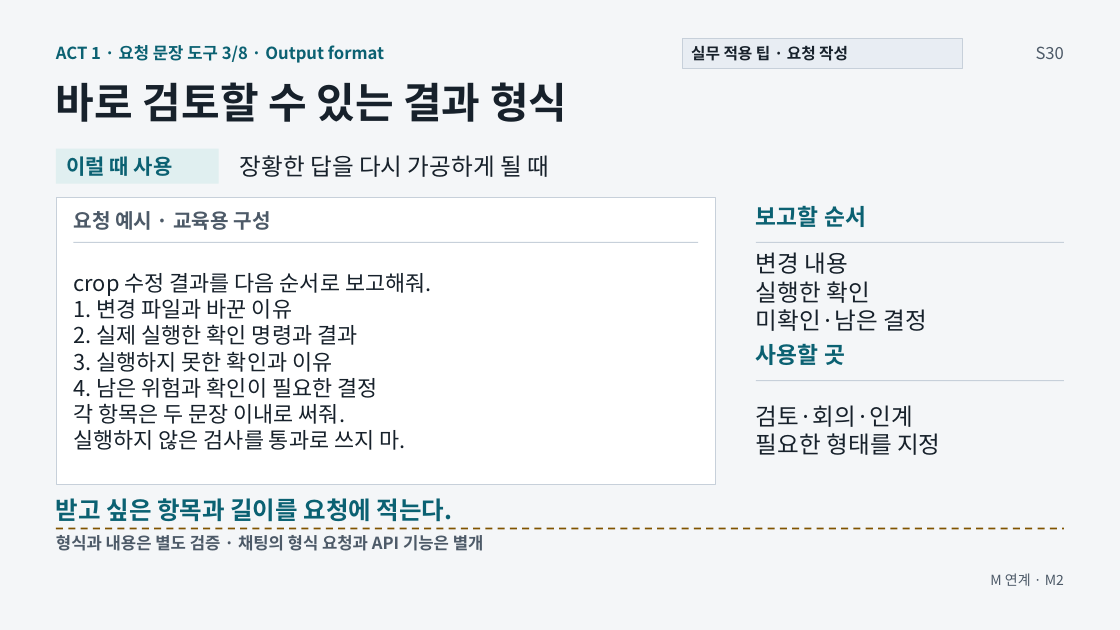
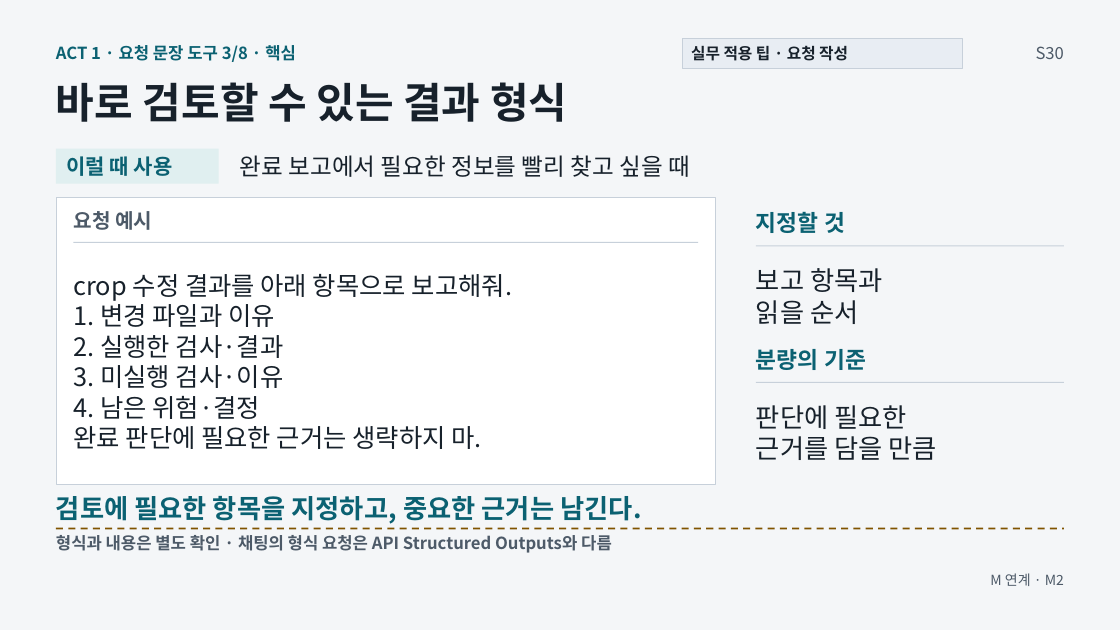
Before and after one commit to GideokKim/ai-dev-training, a slide deck: slide 16 of production/ACT_1.pptx. Drawn at 1120x630 pixels with LibreOffice and Linux fonts; fonts in the diff are those of the drawing. Boxes give left, top, right and bottom in pixels: in the first picture for what was removed or moved away, otherwise in the second. Text is boxed around its words. In the diff, an @@ line names an element or a change of style, - is before the commit and + after.

```diff
--- a/production/ACT_1.pptx
+++ b/production/ACT_1.pptx
@@ text at [56, 45, 296, 62]: text changed @@
-ACT 1 · 요청 문장 도구 3/8 · Output format
+ACT 1 · 요청 문장 도구 3/8 · 핵심
@@ text at [240, 155, 690, 177]: text changed @@
-장황한 답을 다시 가공하게 될 때
+완료 보고에서 필요한 정보를 빨리 찾고 싶을 때
@@ text at [74, 211, 152, 230]: text changed @@
-요청 예시 · 교육용 구성
+요청 예시
@@ text at [756, 211, 845, 233]: text changed @@
-보고할 순서
+지정할 것
@@ line moved from (756, 243) - (1065, 243) to (756, 246) - (1065, 246) @@
@@ text at [756, 268, 883, 324]: text changed; size 20.2 to 22.5 pt @@
-변경 내용
-실행한 확인
-미확인·남은 결정
+보고 항목과
+읽을 순서
@@ text at [74, 274, 512, 449]: text changed; size 18.8 to 21.8 pt @@
-crop 수정 결과를 다음 순서로 보고해줘.
-1. 변경 파일과 바꾼 이유
-2. 실제 실행한 확인 명령과 결과
-3. 실행하지 못한 확인과 이유
-4. 남은 위험과 확인이 필요한 결정
-각 항목은 두 문장 이내로 써줘.
-실행하지 않은 검사를 통과로 쓰지 마.
+crop 수정 결과를 아래 항목으로 보고해줘.
+1. 변경 파일과 이유
+2. 실행한 검사·결과
+3. 미실행 검사·이유
+4. 남은 위험·결정
+완료 판단에 필요한 근거는 생략하지 마.
@@ text at [756, 349, 866, 370]: text changed @@
-사용할 곳
+분량의 기준
@@ text at [756, 405, 937, 460]: text changed; size 20.2 to 22.5 pt @@
-검토·회의·인계
-필요한 형태를 지정
+판단에 필요한
+근거를 담을 만큼
@@ text at [56, 496, 641, 524]: text changed; size 21 to 22.5 pt @@
-받고 싶은 항목과 길이를 요청에 적는다.
+검토에 필요한 항목을 지정하고, 중요한 근거는 남긴다.
@@ text at [56, 535, 612, 553]: text changed @@
-형식과 내용은 별도 검증 · 채팅의 형식 요청과 API 기능은 별개
+형식과 내용은 별도 확인 · 채팅의 형식 요청은 API Structured Outputs와 다름
```
Also in this commit, not shown: 7 other slides changed, 39 other files.
